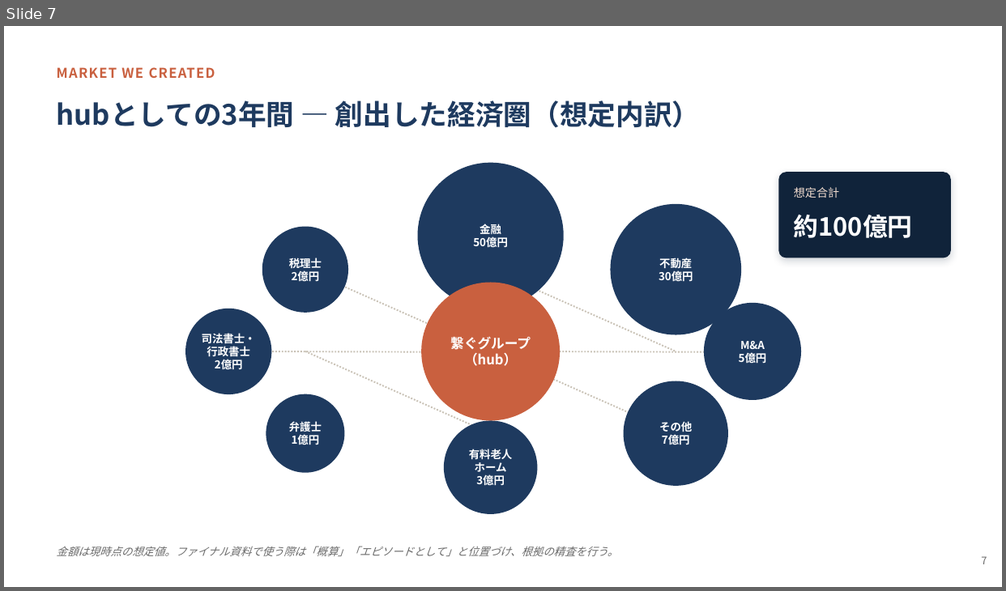
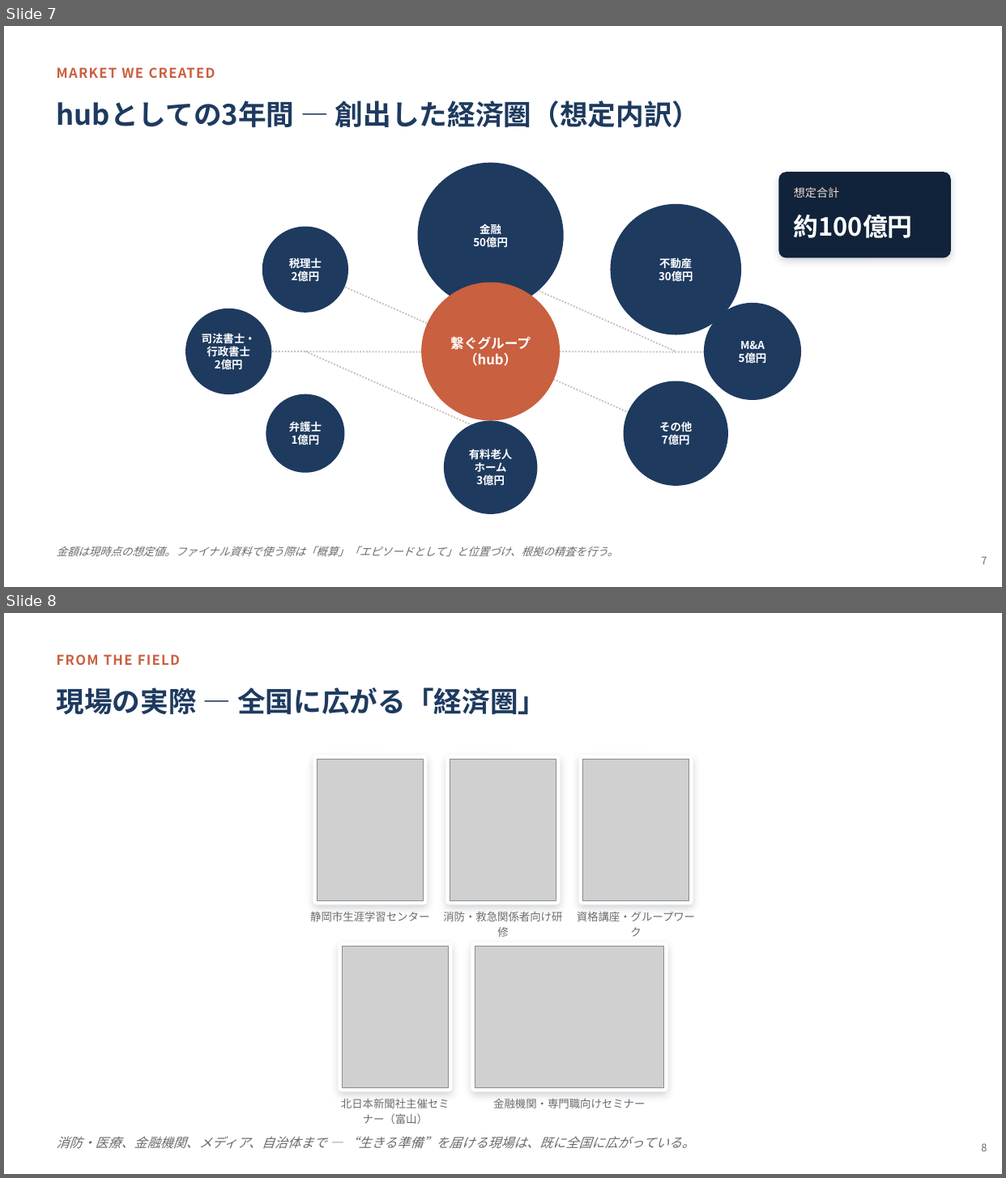
Before and after one commit to Megu124/tsunagusouzoku, a slide deck: manuscript/革新ビジネスアワード2026_ファイナル_100億市場ストーリー整理.pptx. Shown one above the other, each under a label of ours: slide 7 before the commit, slides 7 and 8 after it. The pictures are 1006x591 and 1006x1178 pixels, drawn with LibreOffice and Linux fonts; fonts in the diff are those of the drawing; grey boxes stand for pictures. Boxes give left, top, right and bottom in pixels: in the first picture for what was removed or moved away, otherwise in the second. Text is boxed around its words. In the diff, an @@ line names an element or a change of style, - is before the commit and + after.

```diff
--- a/manuscript/革新ビジネスアワード2026_ファイナル_100億市場ストーリー整理.pptx
+++ b/manuscript/革新ビジネスアワード2026_ファイナル_100億市場ストーリー整理.pptx
@@ slide 8 added at bbox=[4, 613, 1002, 1174], background #FFFFFF @@
@@ text added at bbox=[57, 654, 180, 665], 13 pt, text #C9603F, bold @@
+FROM THE FIELD
@@ text added at bbox=[57, 688, 546, 715], 27 pt, text #1E3A5F, bold @@
+現場の実際 ― 全国に広がる「経済圏」
@@ rounded rectangle added at bbox=[313, 756, 428, 905], fill #FFFFFF @@
@@ rounded rectangle added at bbox=[445, 756, 560, 905], fill #FFFFFF @@
@@ rounded rectangle added at bbox=[579, 756, 693, 905], fill #FFFFFF @@
@@ picture added at bbox=[317, 759, 424, 901] @@
@@ picture added at bbox=[450, 759, 556, 901] @@
@@ picture added at bbox=[582, 759, 690, 901] @@
@@ text added at bbox=[310, 912, 429, 922], 10.5 pt, text #6B6B6B @@
+静岡市生涯学習センター
@@ text added at bbox=[443, 912, 562, 937], 10.5 pt, text #6B6B6B @@
+消防・救急関係者向け研修
@@ text added at bbox=[577, 912, 695, 937], 10.5 pt, text #6B6B6B @@
+資格講座・グループワーク
@@ rounded rectangle added at bbox=[338, 943, 452, 1093], fill #FFFFFF @@
@@ picture added at bbox=[342, 946, 449, 1088] @@
@@ rounded rectangle added at bbox=[471, 943, 668, 1093], fill #FFFFFF @@
@@ picture added at bbox=[475, 946, 664, 1088] @@
@@ text added at bbox=[341, 1099, 450, 1124], 10.5 pt, text #6B6B6B @@
+北日本新聞社主催セミナー（富山）
@@ text added at bbox=[493, 1099, 645, 1109], 10.5 pt, text #6B6B6B @@
+金融機関・専門職向けセミナー
@@ text added at bbox=[57, 1136, 694, 1149], 12.5 pt, text #6B6B6B, italic @@
+消防・医療、金融機関、メディア、自治体まで ― “生きる準備”を届ける現場は、既に全国に広がっている。
@@ text added at bbox=[981, 1144, 987, 1152], 10 pt, text #6B6B6B @@
+8
```
Also in this commit, not shown: 8 slides changed, 1 other file.
